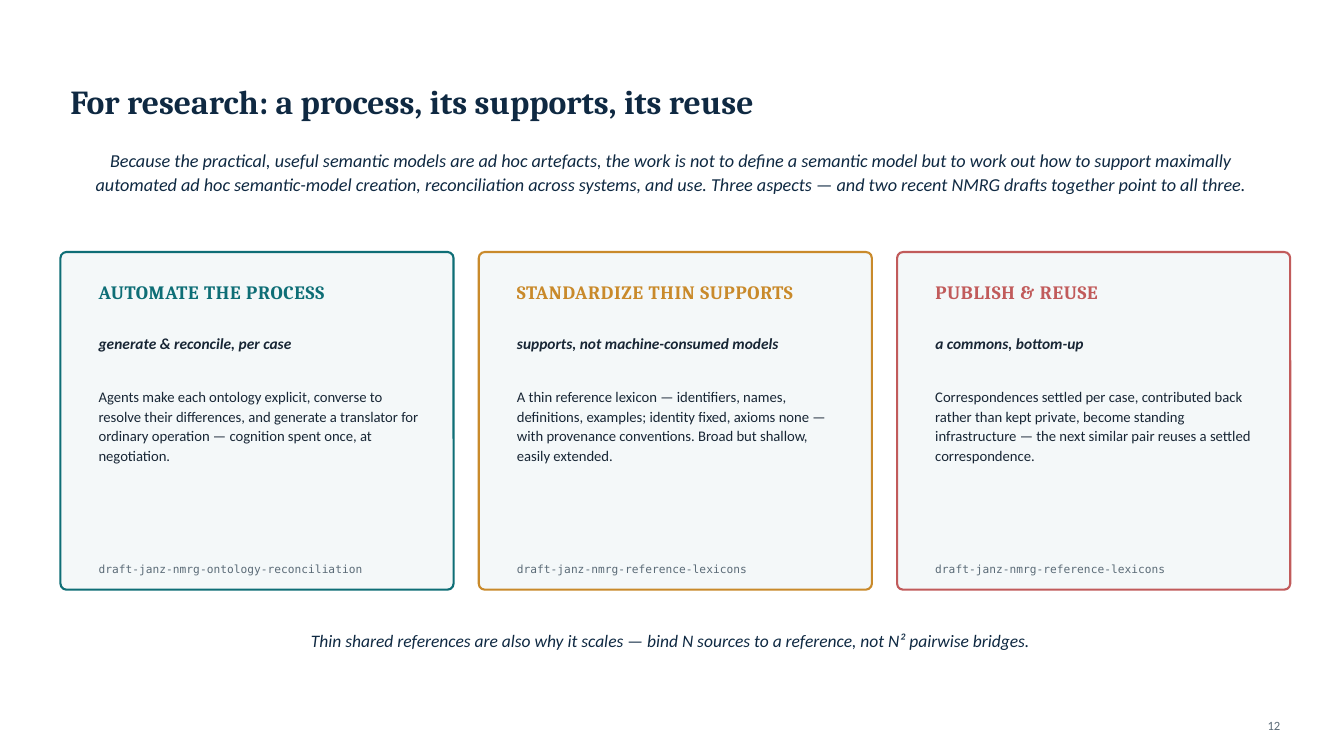
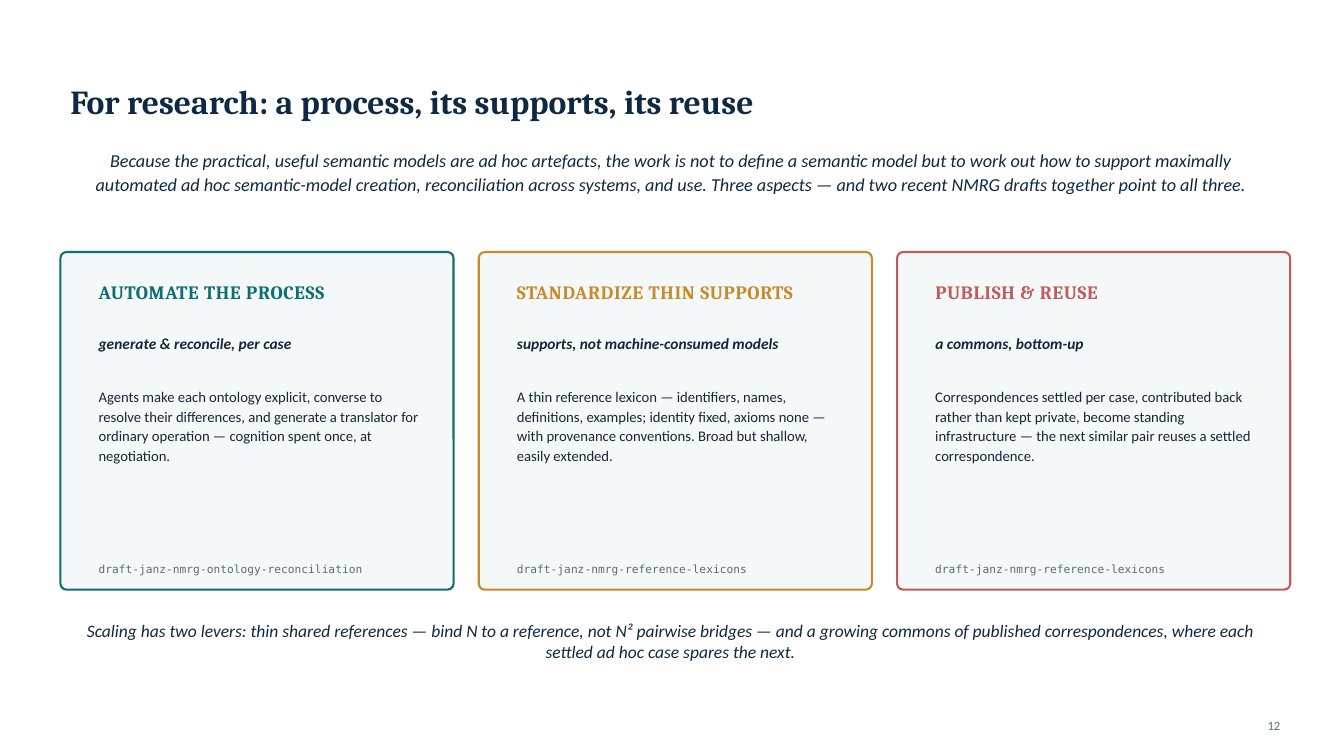
Before and after one commit to ChrisFJanz/meaning-across-representations, a slide deck: slide 12 of semantic_model_deck.pptx. Drawn at 1344x756 pixels with LibreOffice and Linux fonts; fonts in the diff are those of the drawing. Boxes give left, top, right and bottom in pixels: in the first picture for what was removed or moved away, otherwise in the second. Text is boxed around its words. In the diff, an @@ line names an element or a change of style, - is before the commit and + after.

Commit message:
Add files via upload
Update deck (slide 12 scaling); add comparison report viz mckey and tailhardat drafts; update README

```diff
--- a/semantic_model_deck.pptx
+++ b/semantic_model_deck.pptx
@@ text at (87,623,1254,661): text changed @@
-Thin shared references are also why it scales — bind N sources to a reference, not N² pairwise bridges.
+Scaling has two levers: thin shared references — bind N to a reference, not N² pairwise bridges — and a growing commons of published correspondences, where each settled ad hoc case spares the next.
```
Also in this commit, not shown: 4 other files.
